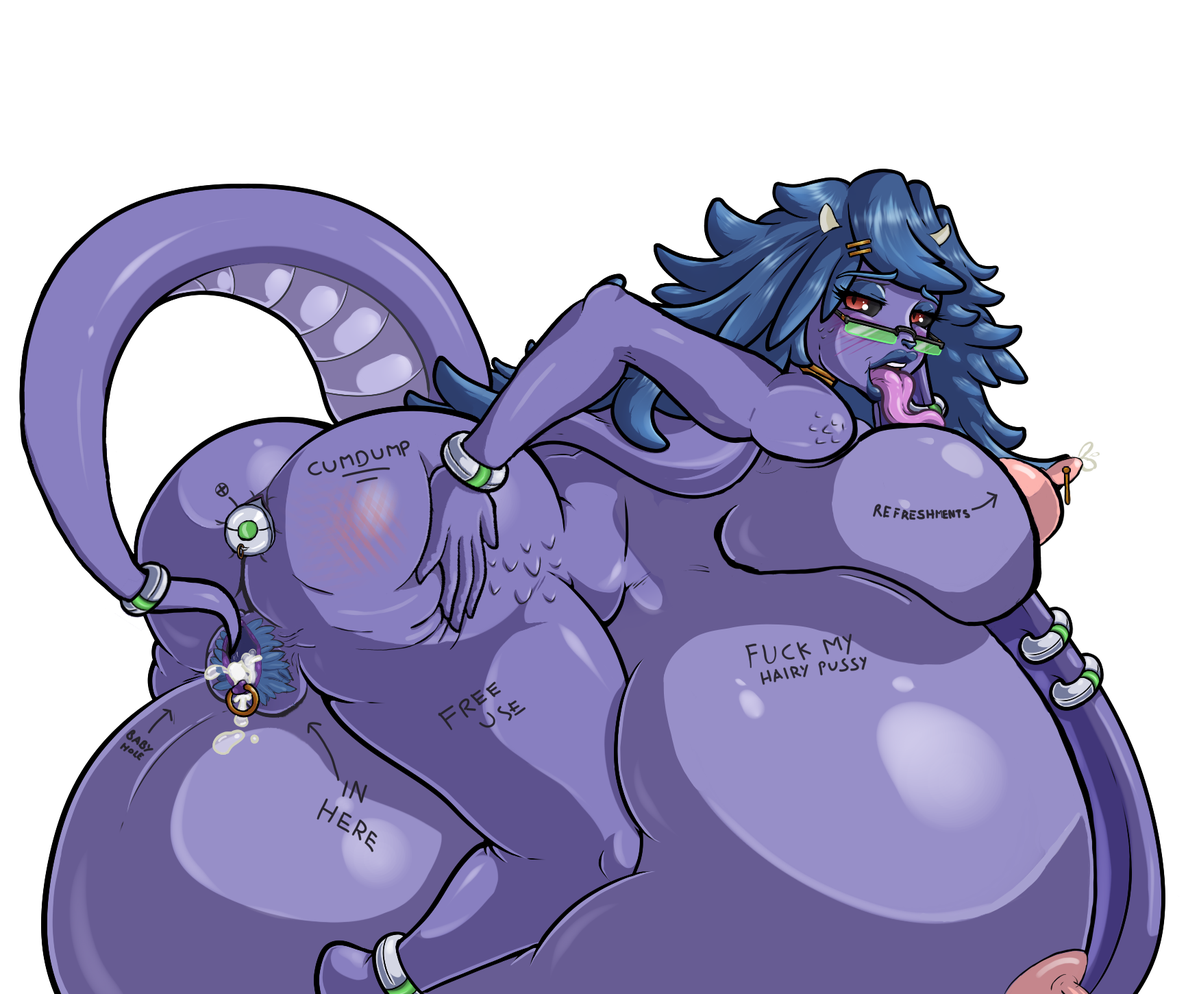
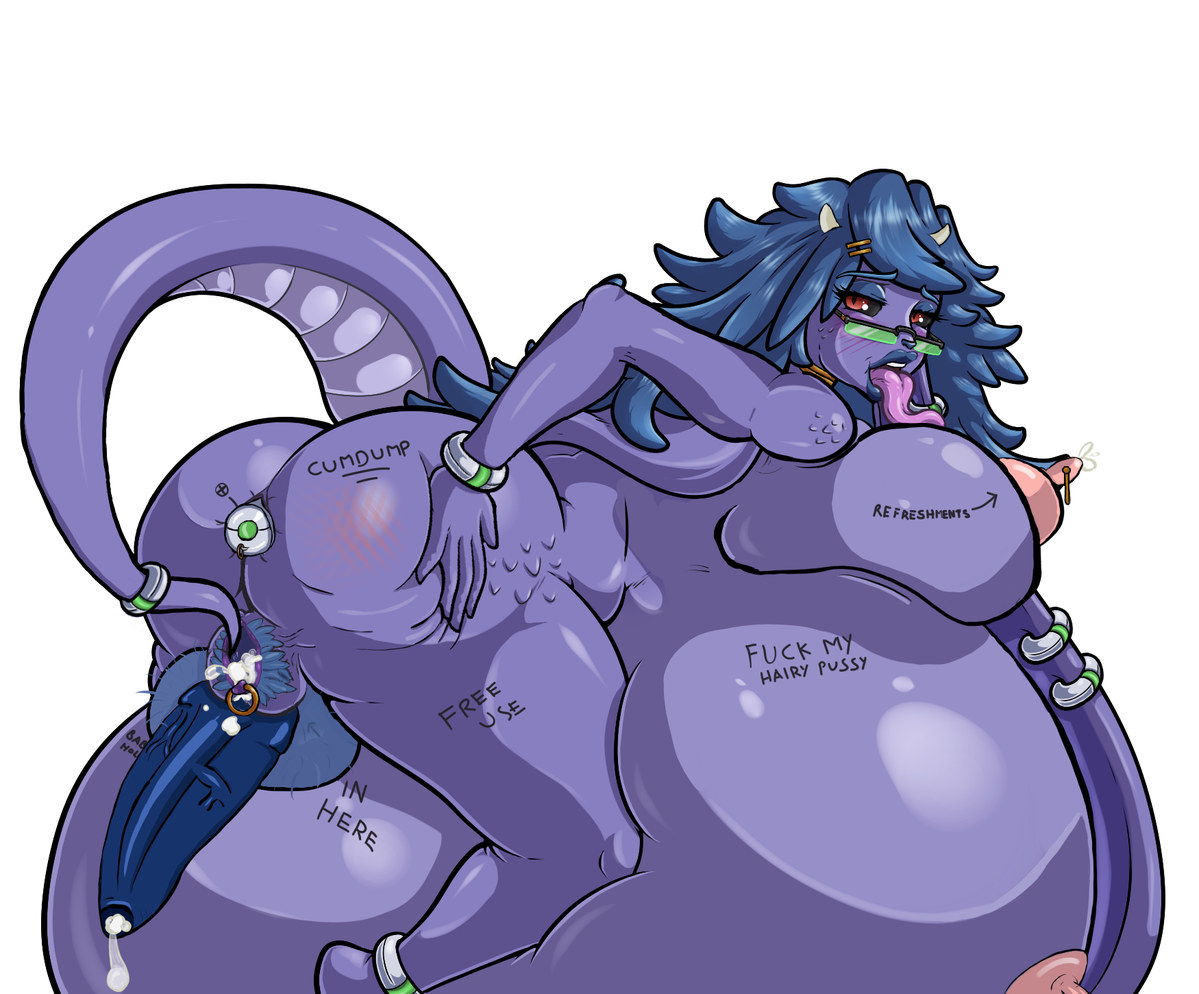
Layers edited between the first and the second (1199, 994) image:
added layer "Treated_Futa Merged" above "Futa Merged" over [134, 637, 358, 801]
added layer "Futa Merged" above "Treated" over [97, 645, 362, 993]
